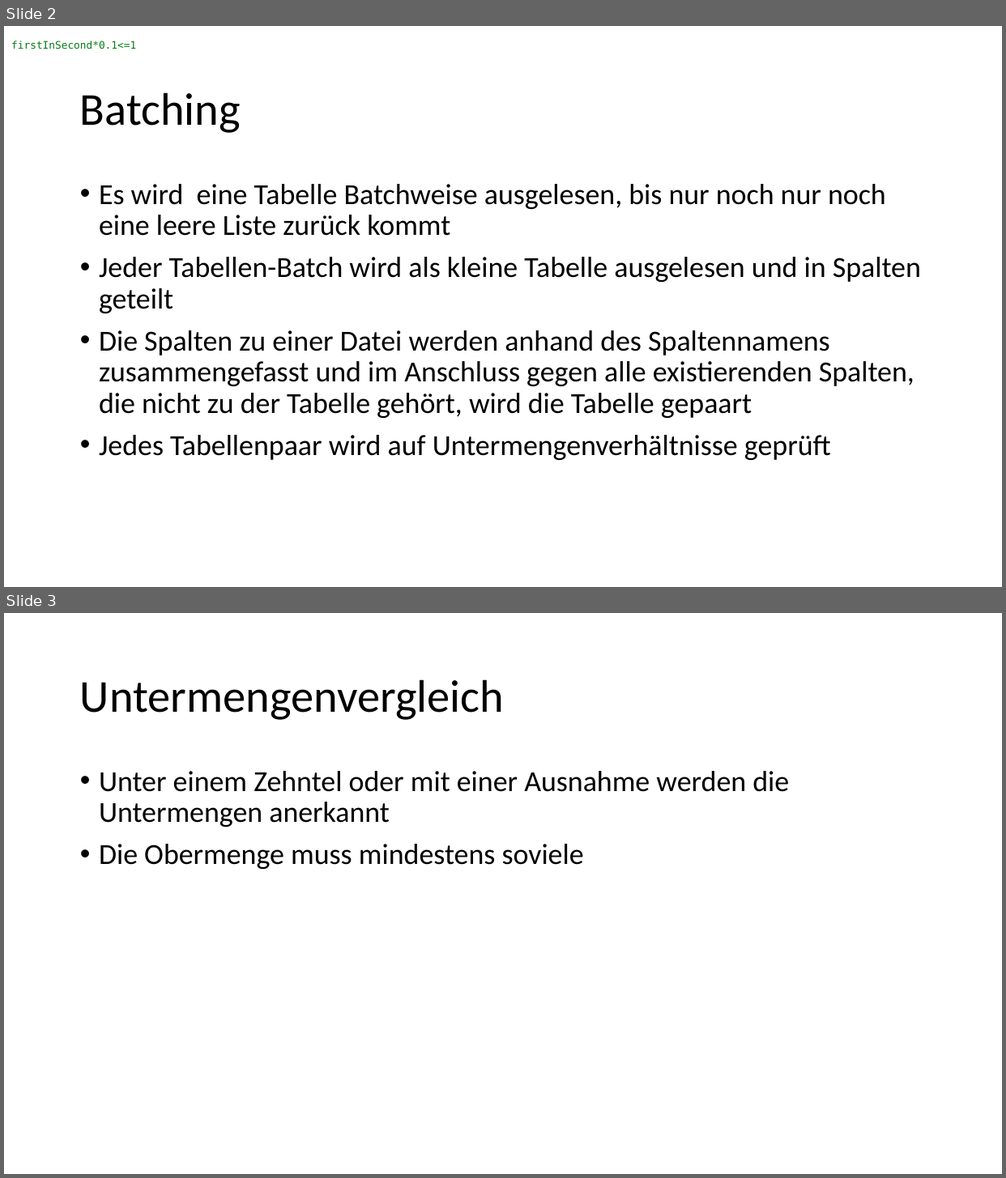
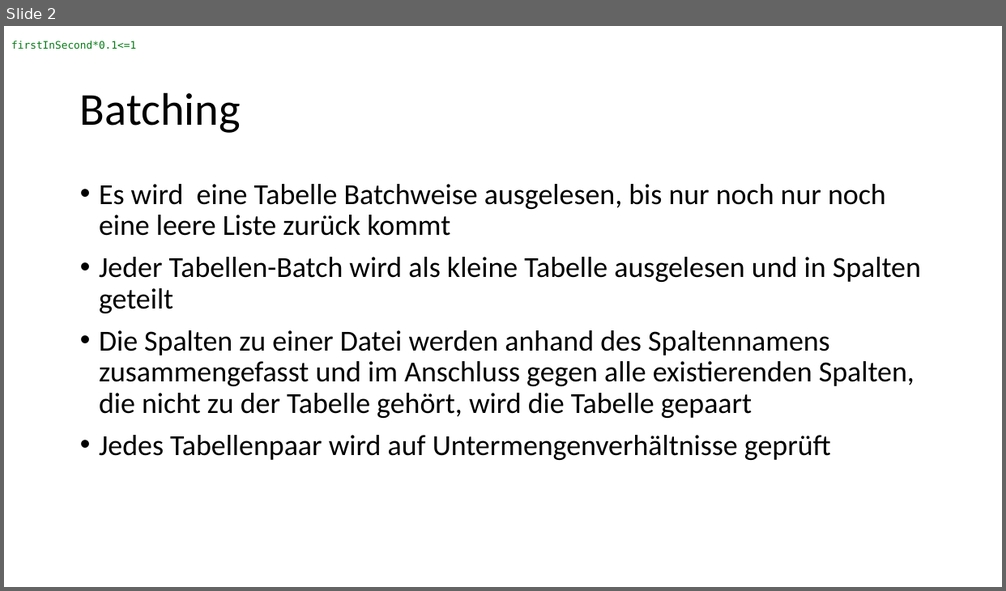
Before and after one commit to johannareidt/ddm-akka, a slide deck: pres.pptx. Shown one above the other, each under a label of ours: slides 2 and 3 before the commit, slide 2 after it. The pictures are 1006x1178 and 1006x591 pixels, drawn with LibreOffice and Linux fonts; fonts in the diff are those of the drawing. Boxes give left, top, right and bottom in pixels: in the first picture for what was removed or moved away, otherwise in the second. Text is boxed around its words. In the diff, an @@ line names an element or a change of style, - is before the commit and + after.

```diff
--- a/pres.pptx
+++ b/pres.pptx
@@ slide 3 removed at box(4, 613, 1002, 1174), background #FFFFFF @@
@@ title removed at box(80, 679, 504, 720) @@
-Untermengenvergleich
@@ text removed at box(99, 771, 789, 869) @@
-• Unter einem Zehntel oder mit einer Ausnahme werden die Untermengen anerkannt
-• Die Obermenge muss mindestens soviele
```
Also in this commit, not shown: 1 slide added.
